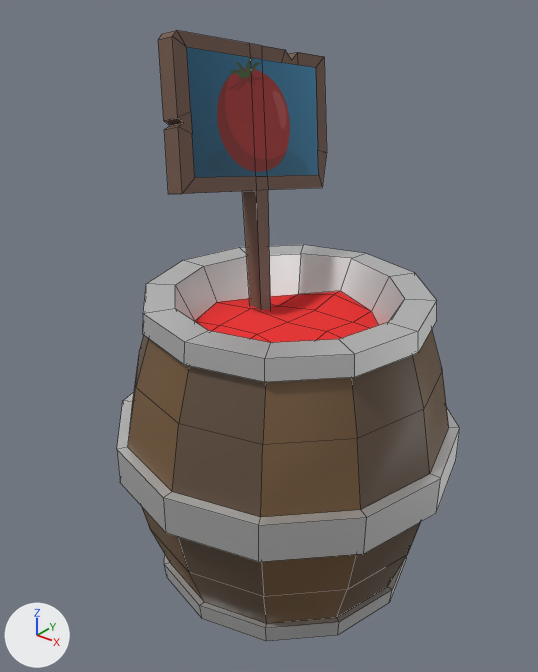
The FBX model Assets/_/_ART/_3D/3DModels/Workstation/3D_foodstation_barell.fbx: old version first, new version second.
One viewpoint serves both versions: a 50 mm lens placed at (-3.329, 9.778, 1.703), pointed at (-4.521, 11.267, 0.779). The lights are fixed; the arrows at lower left show +X, +Y and +Z. Mesh edges are drawn as thin lines. Where no turn or scale is listed for an object, it has been applied to the vertices.

Objects in the first picture: '3D_foodstation_barell'.
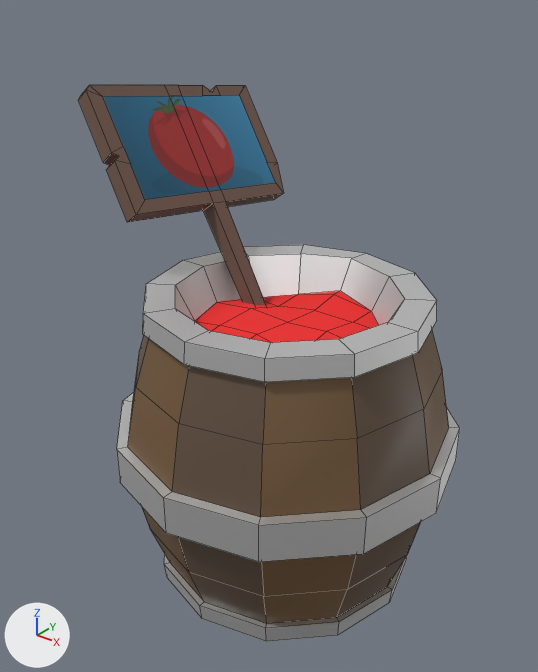
Location of each change, (x1, y1, x2, y2) in pixels of the pictures (538 x 672 px; the box of a moved part takes in the faces that stretch with it):
'3D_foodstation_barell', reshaped (11% wider, 9% shorter)
    before: (117, 30, 460, 642)
    after: (78, 85, 460, 642)
part 1 of me_cylinder_001, moved or reshaped
    before: (158, 30, 327, 310)
    after: (78, 85, 284, 305)

Diff of the bpy script that builds the scene:
```diff
--- a/Assets/_/_ART/_3D/3DModels/Workstation/3D_foodstation_barell.fbx.py
+++ b/Assets/_/_ART/_3D/3DModels/Workstation/3D_foodstation_barell.fbx.py
@@ me_cylinder_001 @@
 me_cylinder_001.from_pydata(...)  # 228 vertices, 217 faces; spans x -1.01..-0.01, y 0.0..1.0, z -0.02..1.52
 # used by ob_3d_foodstation_barell; location = (-3.954, 10.774, 0.058)
+# me_cylinder_001 part 1: the loose piece of 49 vertices spanning x -0.82..-0.61, y 0.3..0.98, z 0.71..1.52 is multiplied about its middle by the matrix ((0.907, -0.021, -0.42), (0.0, 0.999, -0.049), (0.421, 0.044, 0.906)), then moved by (-0.18, 0.01, -0.08)
 me_cylinder_001.materials.append(mat_mat_workstation_brun_2)
```
